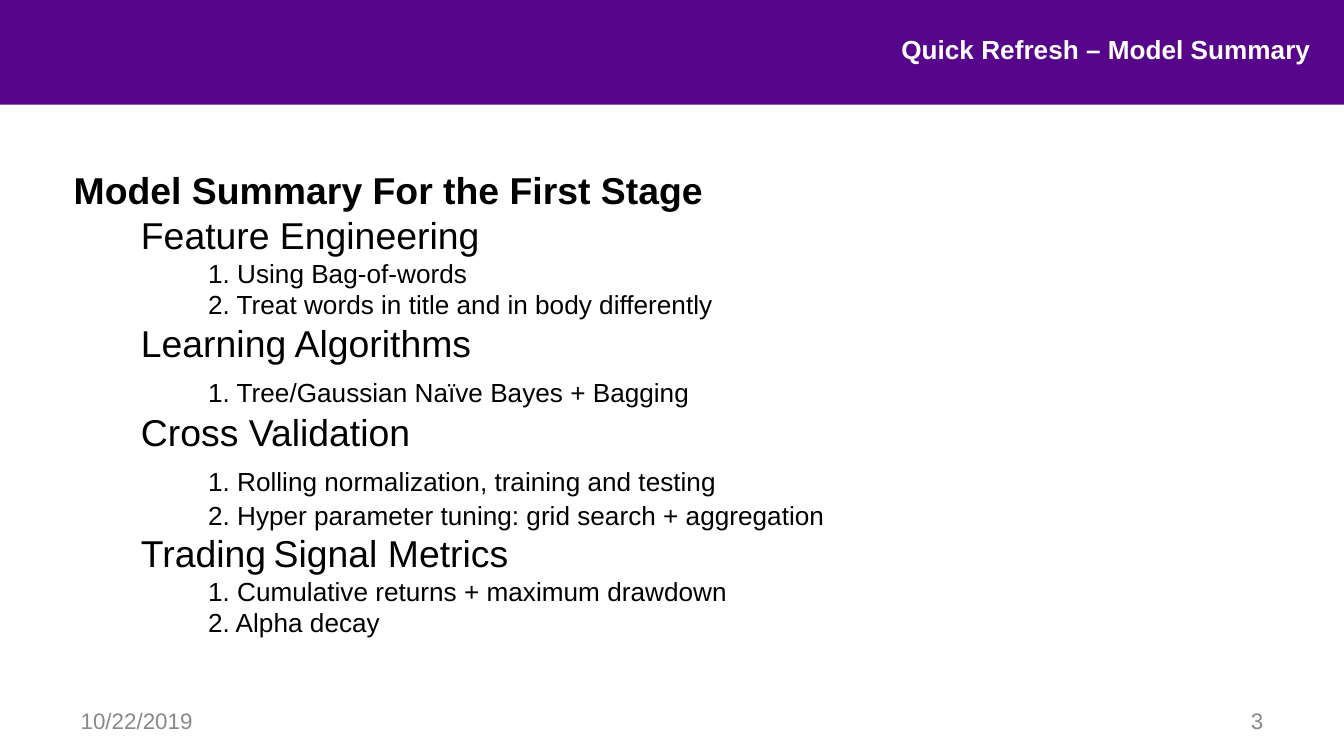
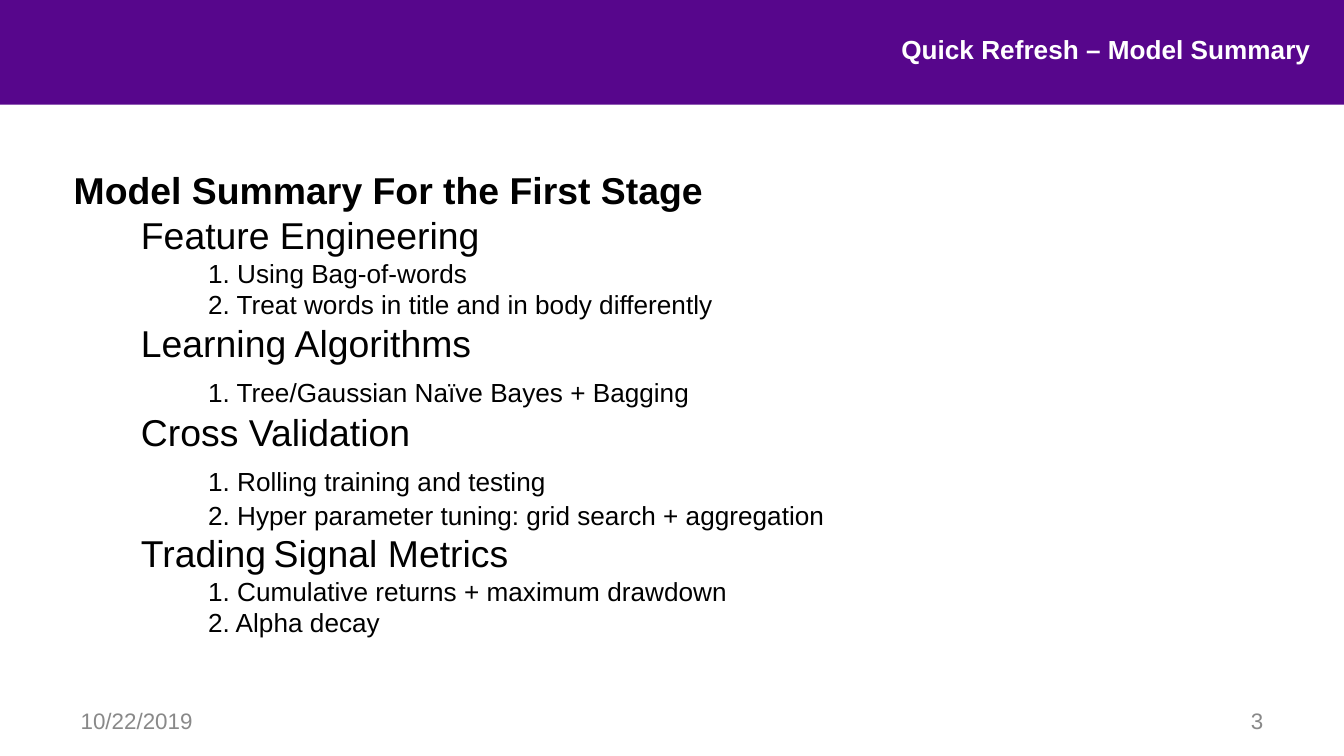
Before and after one commit to hhy845914111/NLP-Project, a slide deck: slide 3 of final_pre.pptx. Drawn at 1344x756 pixels with LibreOffice and Linux fonts; fonts in the diff are those of the drawing; background and template pictures are left out. Boxes give left, top, right and bottom in pixels: in the first picture for what was removed or moved away, otherwise in the second. Text is boxed around its words. In the diff, an @@ line names an element or a change of style, - is before the commit and + after.

Commit message:
ppt revised

```diff
--- a/final_pre.pptx
+++ b/final_pre.pptx
@@ text at (208, 472, 545, 497): text changed @@
-1. Rolling normalization, training and testing
+1. Rolling training and testing
```
